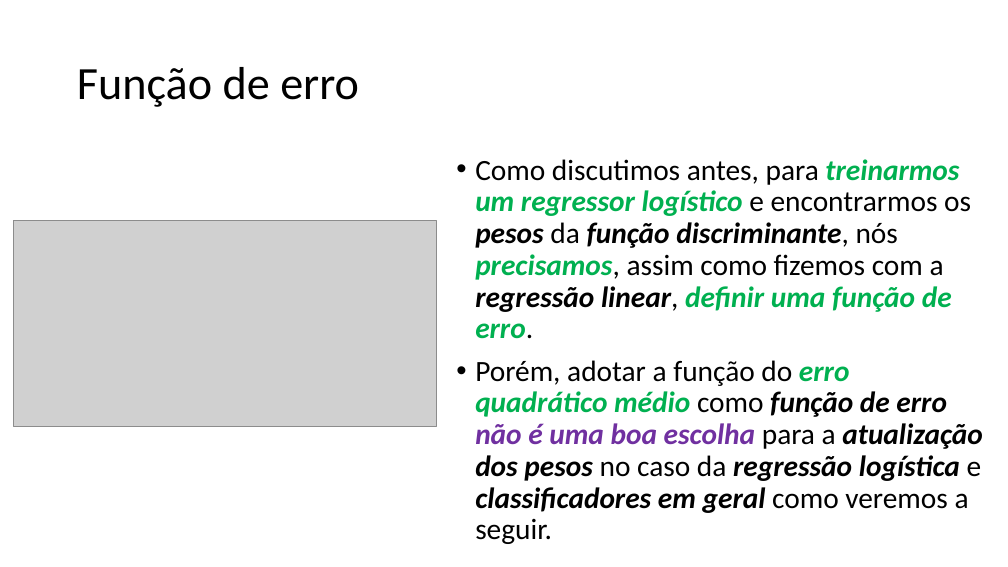
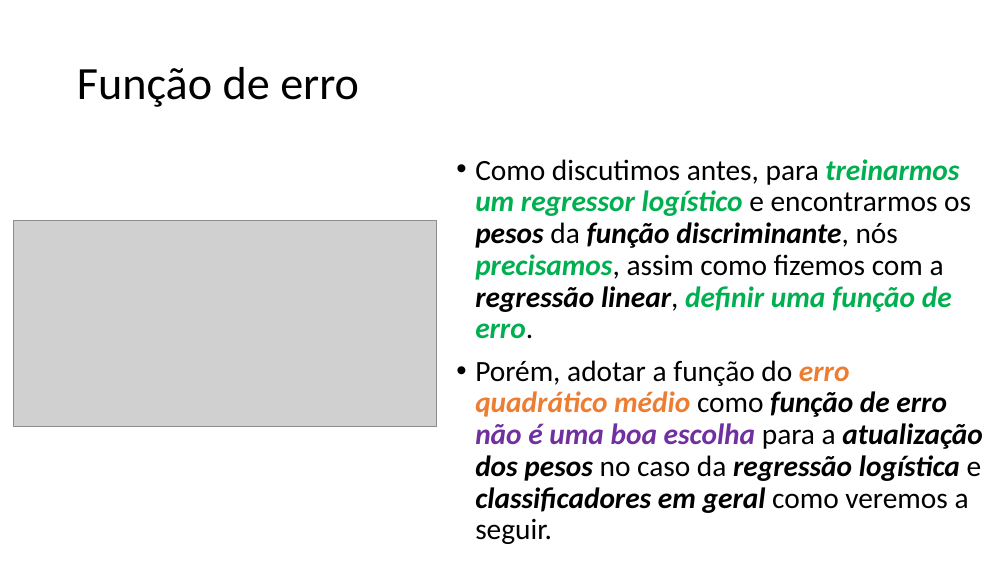
Before and after one commit to zz4fap/t320_aprendizado_de_maquina, a slide deck: slide 18 of slides/T320_Classificação (Parte III).pptx. Drawn at 1008x567 pixels with LibreOffice and Linux fonts; fonts in the diff are those of the drawing; grey boxes stand for pictures. Boxes give left, top, right and bottom in pixels: in the first picture for what was removed or moved away, otherwise in the second. Text is boxed around its words. In the diff, an @@ line names an element or a change of style, - is before the commit and + after.

```diff
--- a/slides/T320_Classificação (Parte III).pptx
+++ b/slides/T320_Classificação (Parte III).pptx
@@ text at [475,360,983,544]: text colour #00B050 to #ED7D31 in "erro quadrático médio" @@
```
Also in this commit, not shown: 1 other slide changed, 1 other file.
